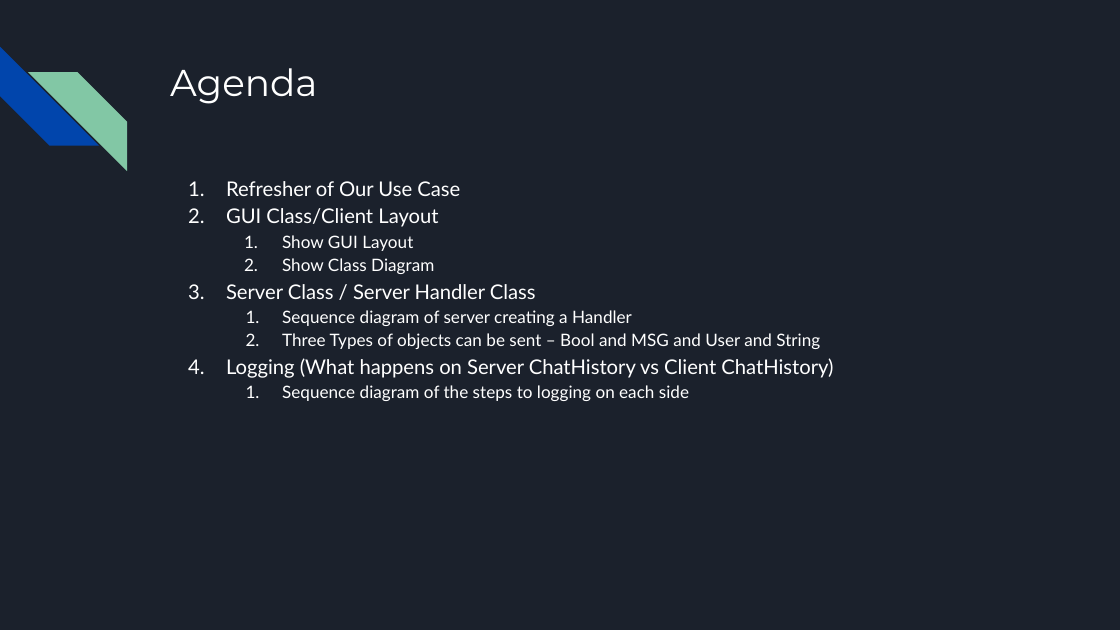
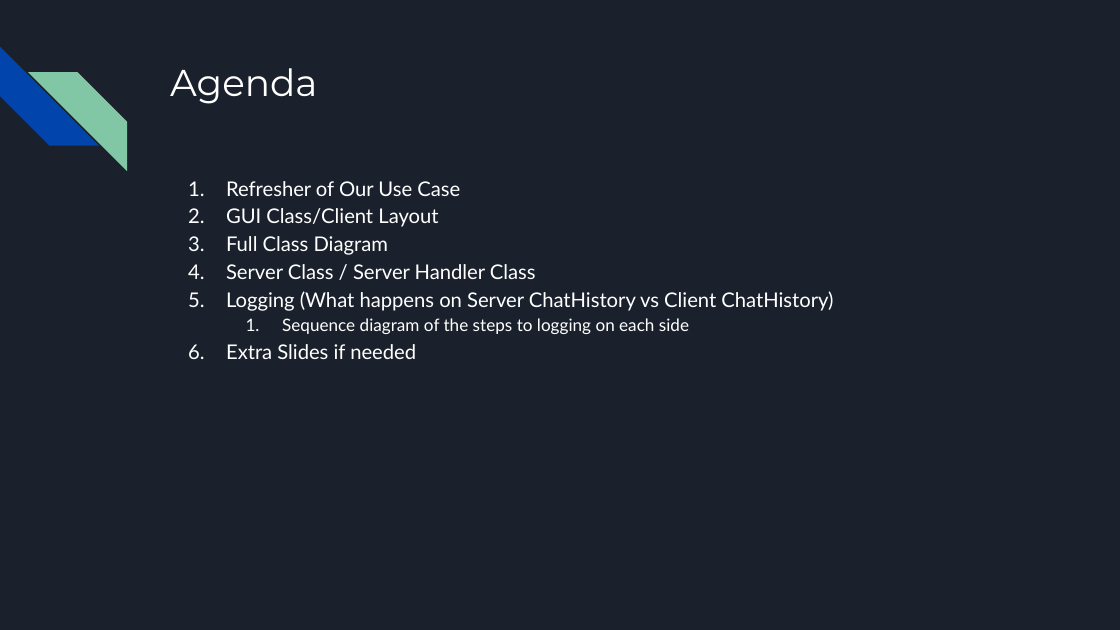
Before and after one commit to R3r3zzed/Comms-Project, a slide deck: slide 2 of Design/Comms Project Design.pptx. Drawn at 1120x630 pixels with LibreOffice and Linux fonts; fonts in the diff are those of the drawing. Boxes give left, top, right and bottom in pixels: in the first picture for what was removed or moved away, otherwise in the second. Text is boxed around its words. In the diff, an @@ line names an element or a change of style, - is before the commit and + after.

```diff
--- a/Design/Comms Project Design.pptx
+++ b/Design/Comms Project Design.pptx
@@ text at box(226, 236, 388, 255): text changed; size 11 to 13 pt @@
-  1. Show GUI Layout
-  2. Show Class Diagram
+3. Full Class Diagram
@@ text at box(282, 310, 820, 349): paragraphs removed @@
-  1. Sequence diagram of server creating a Handler
-  2. Three Types of objects can be sent – Bool and MSG and User and String
@@ text at box(226, 344, 416, 359): paragraph added @@
+6. Extra Slides if needed
```
Also in this commit, not shown: 1 other slide changed, 9 slides added, 2 slides removed, 3 other files.
